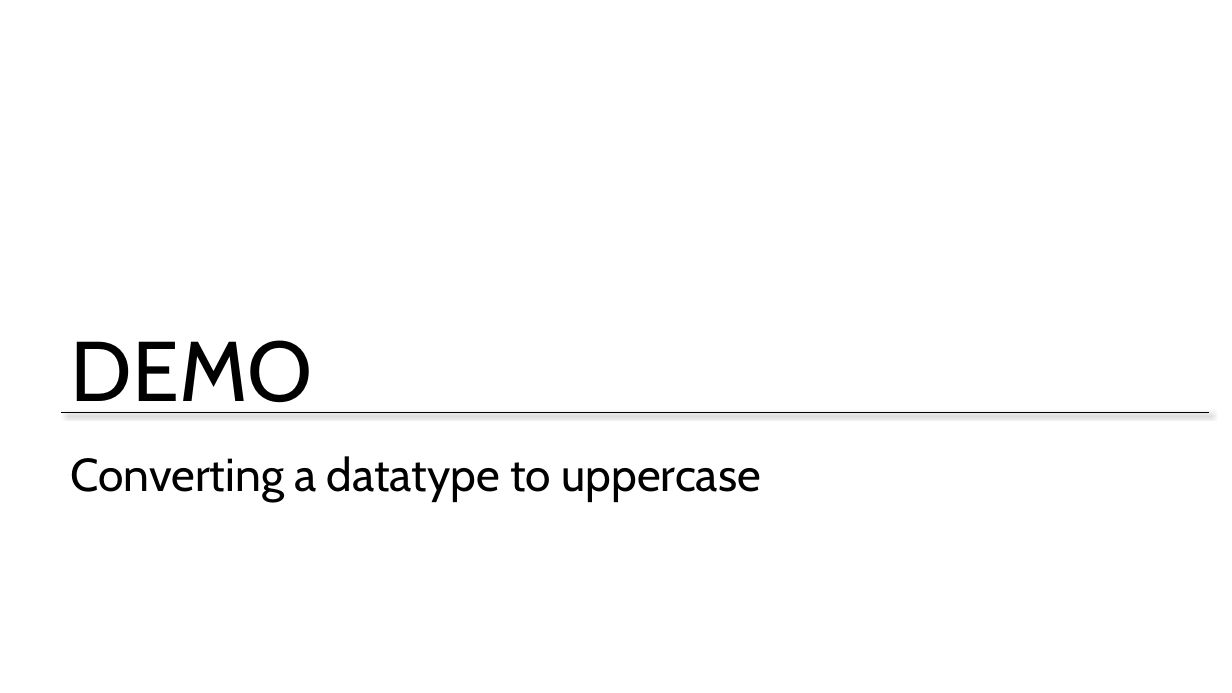
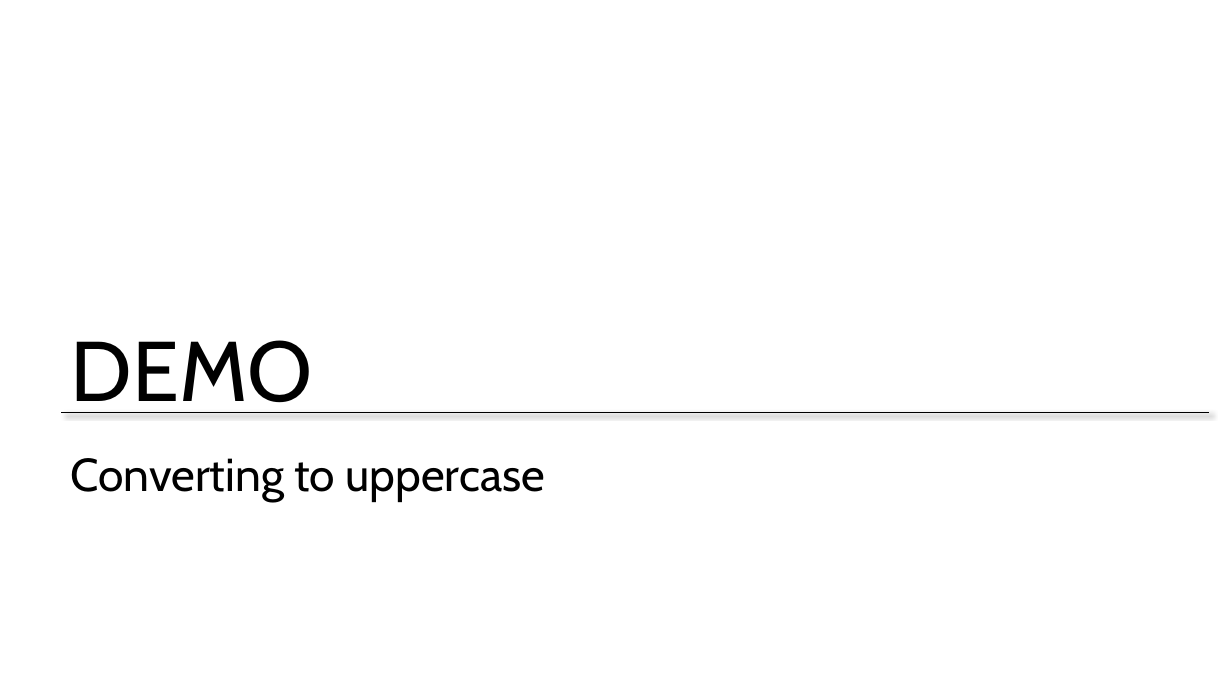
Before and after one commit to GeekTrainer/Introduction-Programming-Python, a slide deck: slide 23 of Office Docs/3 String Variables.pptx. Drawn at 1232x693 pixels with LibreOffice and Linux fonts; fonts in the diff are those of the drawing; background and template pictures are left out. Boxes give left, top, right and bottom in pixels: in the first picture for what was removed or moved away, otherwise in the second. Text is boxed around its words. In the diff, an @@ line names an element or a change of style, - is before the commit and + after.

```diff
--- a/Office Docs/3 String Variables.pptx
+++ b/Office Docs/3 String Variables.pptx
@@ title at [71, 458, 545, 502]: text changed @@
-Converting a datatype to uppercase
+Converting to uppercase
```
Also in this commit, not shown: 1 other slide changed, 3 other files.
